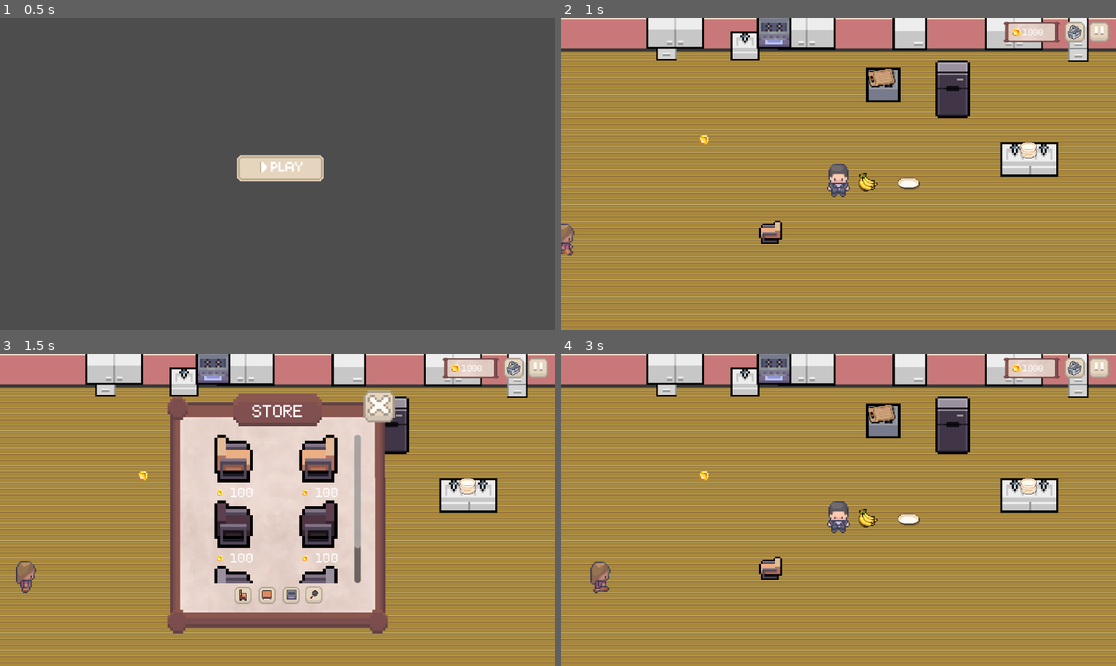
Above: before the commit, frames 1-4 (two rows, left to right).
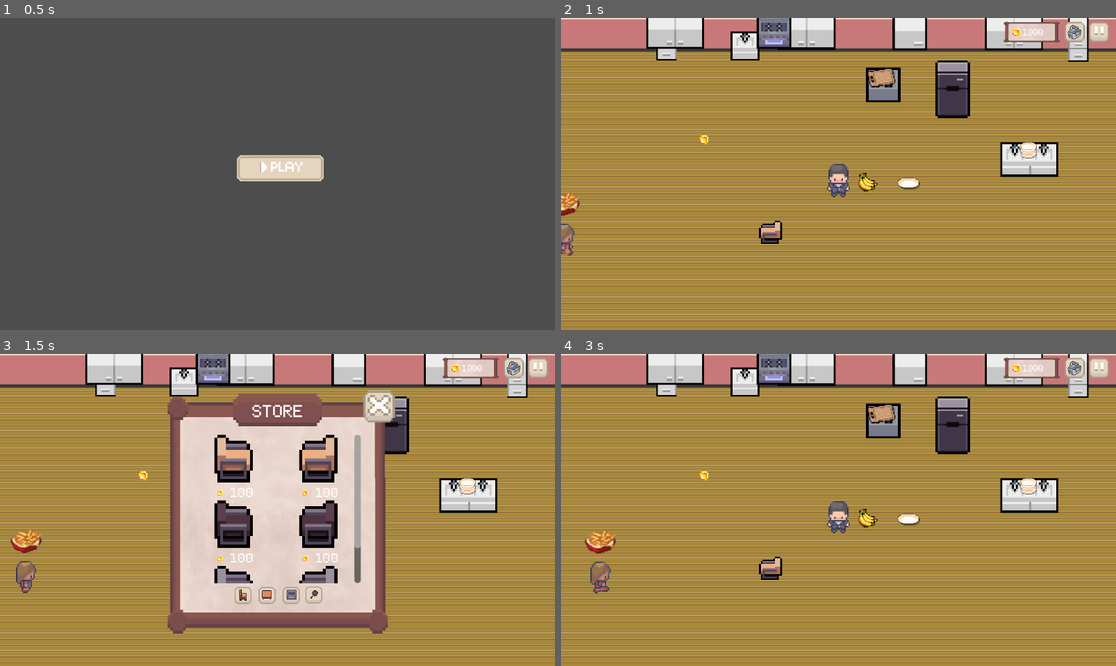
Above: after the commit, the same moments.

Repository: juliashenn/cs415_group58
Game: Godot game, scene res://selection.tscn
Same seed, same stepped clock (60 frames per second), same inputs: the game is played once before the commit and once after it. Sound files missing from this copy of the repository are replaced by a short silence.
Inputs (mouse positions are in pixels of both pictures, inside the frame that each line leads up to):
- Up to frame 1 (0.5 s): no input
- Up to frame 2 (1 s): click (838, 167) at 0.5 s
- Up to frame 3 (1.5 s): click (516, 366) at 1.25 s
- Up to frame 4 (3 s): click (1099, 366) at 2 s; click (938, 410) at 2.75 s

Frame 1 is identical in both runs. In frame 2, 0.2% of the frame differs, in the area x 0-4%, y 55-64%; in frame 3, 0.3%; in frame 4, 0.3%, in the area x 4-10%, y 56-65%.

Commit message:
added litaos part

Diff:
--- a/customer_adam.tscn
+++ b/customer_adam.tscn
@@ -410,3 +410,7 @@
 
 [node name="NavigationObstacle2D" type="NavigationObstacle2D" parent="."]
 radius = 8.0
+
+[node name="FoodOrderSprite" type="Sprite2D" parent="."]
+position = Vector2(0, -20)
+scale = Vector2(0.7, 0.7)
--- a/customer_alex.tscn
+++ b/customer_alex.tscn
@@ -408,3 +408,7 @@
 
 [node name="NavigationObstacle2D" type="NavigationObstacle2D" parent="."]
 radius = 8.0
+
+[node name="FoodOrderSprite" type="Sprite2D" parent="."]
+position = Vector2(0, -20)
+scale = Vector2(0.7, 0.7)
--- a/customer_amelia.tscn
+++ b/customer_amelia.tscn
@@ -431,3 +431,7 @@
 
 [node name="NavigationObstacle2D" type="NavigationObstacle2D" parent="."]
 radius = 8.0
+
+[node name="FoodOrderSprite" type="Sprite2D" parent="."]
+position = Vector2(0, -20)
+scale = Vector2(0.7, 0.7)
--- a/furniture/chairs/chair1l.gd
+++ b/furniture/chairs/chair1l.gd
@@ -18,18 +18,6 @@
 
 	super()
 	item_type = "chair1l"
-
-#func _on_interact():
-##	$CollisionShape2D.disabled = true
-	#player.position = $TextureRect.global_position
-	#player.position.x += 18
-	#player.position.y -= 8
-	#print("Player sitting at left chair: ", player.position)
-#
-	#player.update_sit_animation(false)
-	#
-#func _on_interact():
-	#seat_character(player, sit_right)
 
 func _on_check(): # cooking is they are holding food, it gets onto board, and itll return to their hands chopped
 #	print(player.holdingObject)
@@ -62,6 +50,8 @@
 		$Plate.visible = false
 		seated_customer = null
 		is_occupied = false
+		#if coin.is_coin_collected == true:
+		call_deferred("_check_waiting_line")
 	elif not servedFood and hasFood:
 		servedFood = true
 		player.holdingObject = false
@@ -73,7 +63,27 @@
 		$ProgressBar.visible = true
 		$Timer.start()
 
-#	seat_character(player, sit_right)
+		if seated_customer and seated_customer.has_node("FoodOrderSprite"):
+			seated_customer.get_node("FoodOrderSprite").visible = false
+
+
+func _check_waiting_line():
+	var waiting_customers = get_tree().get_nodes_in_group("waiting_customers")
+	waiting_customers.sort_custom(Callable(self, "_compare_queue_index"))
+	for customer in waiting_customers:
+		customer.check_if_seat_open()
+
+func _compare_queue_index(a, b):
+	return a.queue_index > b.queue_index
+
+#func shift_waiting_line():
+	#var customers = get_tree().get_nodes_in_group("waiting_customers")
+	#customers.sort_custom(Callable(self, "_compare_queue_index"))  # sort oldest → newest
+	#
+	#for i in range(customers.size()):
+		#customers[i].queue_index = i
+		#customers[i].move_to_line_position(i)
+		#
 
 
 # seating customers and players
--- a/furniture/chairs/chair1r.gd
+++ b/furniture/chairs/chair1r.gd
@@ -18,18 +18,6 @@
 
 	super()
 	item_type = "chair1r"
-
-#func _on_interact():
-##	$CollisionShape2D.disabled = true
-	#player.position = $TextureRect.global_position
-	#player.position.x += 18
-	#player.position.y -= 8
-	#print("Player sitting at left chair: ", player.position)
-#
-	#player.update_sit_animation(false)
-	#
-#func _on_interact():
-	#seat_character(player, sit_right)
 
 func _on_check(): # cooking is they are holding food, it gets onto board, and itll return to their hands chopped
 #	print(player.holdingObject)
@@ -62,6 +50,8 @@
 		$Plate.visible = false
 		seated_customer = null
 		is_occupied = false
+		#if coin.is_coin_collected == true:
+		call_deferred("_check_waiting_line")
 	elif not servedFood and hasFood:
 		servedFood = true
 		player.holdingObject = false
@@ -73,7 +63,27 @@
 		$ProgressBar.visible = true
 		$Timer.start()
 
-#	seat_character(player, sit_right)
+		if seated_customer and seated_customer.has_node("FoodOrderSprite"):
+			seated_customer.get_node("FoodOrderSprite").visible = false
+
+
+func _check_waiting_line():
+	var waiting_customers = get_tree().get_nodes_in_group("waiting_customers")
+	waiting_customers.sort_custom(Callable(self, "_compare_queue_index"))
+	for customer in waiting_customers:
+		customer.check_if_seat_open()
+
+func _compare_queue_index(a, b):
+	return a.queue_index > b.queue_index
+
+#func shift_waiting_line():
+	#var customers = get_tree().get_nodes_in_group("waiting_customers")
+	#customers.sort_custom(Callable(self, "_compare_queue_index"))  # sort oldest → newest
+	#
+	#for i in range(customers.size()):
+		#customers[i].queue_index = i
+		#customers[i].move_to_line_position(i)
+		#
 
 
 # seating customers and players
--- a/furniture/chairs/chair2l.gd
+++ b/furniture/chairs/chair2l.gd
@@ -18,18 +18,6 @@
 
 	super()
 	item_type = "chair2l"
-
-#func _on_interact():
-##	$CollisionShape2D.disabled = true
-	#player.position = $TextureRect.global_position
-	#player.position.x += 18
-	#player.position.y -= 8
-	#print("Player sitting at left chair: ", player.position)
-#
-	#player.update_sit_animation(false)
-	#
-#func _on_interact():
-	#seat_character(player, sit_right)
 
 func _on_check(): # cooking is they are holding food, it gets onto board, and itll return to their hands chopped
 #	print(player.holdingObject)
@@ -62,6 +50,8 @@
 		$Plate.visible = false
 		seated_customer = null
 		is_occupied = false
+		#if coin.is_coin_collected == true:
+		call_deferred("_check_waiting_line")
 	elif not servedFood and hasFood:
 		servedFood = true
 		player.holdingObject = false
@@ -73,7 +63,27 @@
 		$ProgressBar.visible = true
 		$Timer.start()
 
-#	seat_character(player, sit_right)
+		if seated_customer and seated_customer.has_node("FoodOrderSprite"):
+			seated_customer.get_node("FoodOrderSprite").visible = false
+
+
+func _check_waiting_line():
+	var waiting_customers = get_tree().get_nodes_in_group("waiting_customers")
+	waiting_customers.sort_custom(Callable(self, "_compare_queue_index"))
+	for customer in waiting_customers:
+		customer.check_if_seat_open()
+
+func _compare_queue_index(a, b):
+	return a.queue_index > b.queue_index
+
+#func shift_waiting_line():
+	#var customers = get_tree().get_nodes_in_group("waiting_customers")
+	#customers.sort_custom(Callable(self, "_compare_queue_index"))  # sort oldest → newest
+	#
+	#for i in range(customers.size()):
+		#customers[i].queue_index = i
+		#customers[i].move_to_line_position(i)
+		#
 
 
 # seating customers and players
--- a/furniture/chairs/chair2r.gd
+++ b/furniture/chairs/chair2r.gd
@@ -18,18 +18,6 @@
 
 	super()
 	item_type = "chair2r"
-
-#func _on_interact():
-##	$CollisionShape2D.disabled = true
-	#player.position = $TextureRect.global_position
-	#player.position.x += 18
-	#player.position.y -= 8
-	#print("Player sitting at left chair: ", player.position)
-#
-	#player.update_sit_animation(false)
-	#
-#func _on_interact():
-	#seat_character(player, sit_right)
 
 func _on_check(): # cooking is they are holding food, it gets onto board, and itll return to their hands chopped
 #	print(player.holdingObject)
@@ -62,6 +50,8 @@
 		$Plate.visible = false
 		seated_customer = null
 		is_occupied = false
+		#if coin.is_coin_collected == true:
+		call_deferred("_check_waiting_line")
 	elif not servedFood and hasFood:
 		servedFood = true
 		player.holdingObject = false
@@ -73,7 +63,27 @@
 		$ProgressBar.visible = true
 		$Timer.start()
 
-#	seat_character(player, sit_right)
+		if seated_customer and seated_customer.has_node("FoodOrderSprite"):
+			seated_customer.get_node("FoodOrderSprite").visible = false
+
+
+func _check_waiting_line():
+	var waiting_customers = get_tree().get_nodes_in_group("waiting_customers")
+	waiting_customers.sort_custom(Callable(self, "_compare_queue_index"))
+	for customer in waiting_customers:
+		customer.check_if_seat_open()
+
+func _compare_queue_index(a, b):
+	return a.queue_index > b.queue_index
+
+#func shift_waiting_line():
+	#var customers = get_tree().get_nodes_in_group("waiting_customers")
+	#customers.sort_custom(Callable(self, "_compare_queue_index"))  # sort oldest → newest
+	#
+	#for i in range(customers.size()):
+		#customers[i].queue_index = i
+		#customers[i].move_to_line_position(i)
+		#
 
 
 # seating customers and players
--- a/furniture/chairs/chair3l.gd
+++ b/furniture/chairs/chair3l.gd
@@ -18,18 +18,6 @@
 
 	super()
 	item_type = "chair3l"
-
-#func _on_interact():
-##	$CollisionShape2D.disabled = true
-	#player.position = $TextureRect.global_position
-	#player.position.x += 18
-	#player.position.y -= 8
-	#print("Player sitting at left chair: ", player.position)
-#
-	#player.update_sit_animation(false)
-	#
-#func _on_interact():
-	#seat_character(player, sit_right)
 
 func _on_check(): # cooking is they are holding food, it gets onto board, and itll return to their hands chopped
 #	print(player.holdingObject)
@@ -62,6 +50,8 @@
 		$Plate.visible = false
 		seated_customer = null
 		is_occupied = false
+		#if coin.is_coin_collected == true:
+		call_deferred("_check_waiting_line")
 	elif not servedFood and hasFood:
 		servedFood = true
 		player.holdingObject = false
@@ -73,7 +63,27 @@
 		$ProgressBar.visible = true
 		$Timer.start()
 
-#	seat_character(player, sit_right)
+		if seated_customer and seated_customer.has_node("FoodOrderSprite"):
+			seated_customer.get_node("FoodOrderSprite").visible = false
+
+
+func _check_waiting_line():
+	var waiting_customers = get_tree().get_nodes_in_group("waiting_customers")
+	waiting_customers.sort_custom(Callable(self, "_compare_queue_index"))
+	for customer in waiting_customers:
+		customer.check_if_seat_open()
+
+func _compare_queue_index(a, b):
+	return a.queue_index > b.queue_index
+
+#func shift_waiting_line():
+	#var customers = get_tree().get_nodes_in_group("waiting_customers")
+	#customers.sort_custom(Callable(self, "_compare_queue_index"))  # sort oldest → newest
+	#
+	#for i in range(customers.size()):
+		#customers[i].queue_index = i
+		#customers[i].move_to_line_position(i)
+		#
 
 
 # seating customers and players
--- a/furniture/chairs/chair3r.gd
+++ b/furniture/chairs/chair3r.gd
@@ -18,18 +18,6 @@
 
 	super()
 	item_type = "chair3r"
-
-#func _on_interact():
-##	$CollisionShape2D.disabled = true
-	#player.position = $TextureRect.global_position
-	#player.position.x += 18
-	#player.position.y -= 8
-	#print("Player sitting at left chair: ", player.position)
-#
-	#player.update_sit_animation(false)
-	#
-#func _on_interact():
-	#seat_character(player, sit_right)
 
 func _on_check(): # cooking is they are holding food, it gets onto board, and itll return to their hands chopped
 #	print(player.holdingObject)
@@ -62,6 +50,8 @@
 		$Plate.visible = false
 		seated_customer = null
 		is_occupied = false
+		#if coin.is_coin_collected == true:
+		call_deferred("_check_waiting_line")
 	elif not servedFood and hasFood:
 		servedFood = true
 		player.holdingObject = false
@@ -73,7 +63,27 @@
 		$ProgressBar.visible = true
 		$Timer.start()
 
-#	seat_character(player, sit_right)
+		if seated_customer and seated_customer.has_node("FoodOrderSprite"):
+			seated_customer.get_node("FoodOrderSprite").visible = false
+
+
+func _check_waiting_line():
+	var waiting_customers = get_tree().get_nodes_in_group("waiting_customers")
+	waiting_customers.sort_custom(Callable(self, "_compare_queue_index"))
+	for customer in waiting_customers:
+		customer.check_if_seat_open()
+
+func _compare_queue_index(a, b):
+	return a.queue_index > b.queue_index
+
+#func shift_waiting_line():
+	#var customers = get_tree().get_nodes_in_group("waiting_customers")
+	#customers.sort_custom(Callable(self, "_compare_queue_index"))  # sort oldest → newest
+	#
+	#for i in range(customers.size()):
+		#customers[i].queue_index = i
+		#customers[i].move_to_line_position(i)
+		#
 
 
 # seating customers and players
--- a/scripts/coin.gd
+++ b/scripts/coin.gd
@@ -6,6 +6,7 @@
 
 # Amount of coins this gives when picked up
 @export var coin_value: int = 20
+#var is_coin_collected: bool = false
 
 func _ready():
 	# Hook up the interact function to your InteractionArea
@@ -16,4 +17,5 @@
 	$AudioStreamPlayer.play()
 	var ui = get_tree().get_root().get_node("Restaurant/CanvasLayer/UI")  # Adjust path if needed
 	ui.addCoins(coin_value)
+	#is_coin_collected = true
 	queue_free()  # Remove coin from scene after pickup
--- a/scripts/customer.gd
+++ b/scripts/customer.gd
@@ -1,17 +1,28 @@
 extends CharacterBody2D
 
-# References to scene nodes
 @onready var agent = $NavigationAgent2D
 @onready var sprite = $Sprite
 
-# Exported so you can set these in the editor
 @export var seat_container_path: NodePath
 @export var waiting_line_positions: Array[Vector2] = [] # List of positions where customers wait if no chairs are open
-
 @export var first_line_position: Vector2 = Vector2(100, 100)
 @export var exit_position: Vector2 = Vector2(98,43)
 @export var spacing: float = 32.0
 @export var max_waiting_customers: int = 5
+
+# Food ordering
+@onready var food_order_sprite = $FoodOrderSprite
+var order_name := ""
+var menu = [
+	"res://assets/ingredients/applepie.png", "res://assets/ingredients/burger.png",
+	"res://assets/ingredients/cake.png", "res://assets/ingredients/chocolate_bread.png",
+	"res://assets/ingredients/cookie.png", "res://assets/ingredients/donut.png",
+	"res://assets/ingredients/egg_salad.png", "res://assets/ingredients/fish_cooked.png",
+	"res://assets/ingredients/fries.png", "res://assets/ingredients/friedegg.png",
+	"res://assets/ingredients/garlicbread.png", "res://assets/ingredients/popcorn.png",
+	"res://assets/ingredients/sandwich.png", "res://assets/ingredients/steak.png",
+	"res://assets/ingredients/strawberrycake.png", "res://assets/ingredients/sushi.png"
+]
 
 # State variables
 var target_position: Vector2  # Where the customer is going
@@ -22,6 +33,11 @@
 const SPEED = 100.0
 
 func _ready():
+	# Food ordering
+	order_name = menu[randi() % menu.size()]
+	food_order_sprite.texture = load(order_name)
+	food_order_sprite.visible = true
+
 	# Generate the waiting line positions (e.g., stacked vertically)
 	for i in range(max_waiting_customers):
 		waiting_line_positions.append(first_line_position + Vector2(0, i * spacing))
@@ -55,14 +71,14 @@
 #	print("Checking available seats in: ", seat_container_path)
 
 
-	for table in container.get_children():
-		for chair in table.get_children():
-			if chair.has_method("get") and chair.get("is_occupied") == false:
-#				print("Table: ", table.name, " | Chair: ", chair.name, " | Occupied: ", chair.is_occupied)
-				var dist = global_position.distance_to(chair.global_position)
-				if dist < min_dist:
-					min_dist = dist
-					closest_seat = chair
+	#for table in container.get_children():
+		#for chair in table.get_children():
+			#if chair.has_method("get") and chair.get("is_occupied") == false:
+##				print("Table: ", table.name, " | Chair: ", chair.name, " | Occupied: ", chair.is_occupied)
+				#var dist = global_position.distance_to(chair.global_position)
+				#if dist < min_dist:
+					#min_dist = dist
+					#closest_seat = chair
 
 	for chair in container.get_children():
 		if chair.has_method("get") and chair.get("is_occupied") == false:
@@ -100,13 +116,15 @@
 
 	var container = get_node(seat_container_path)
 	for chair in container.get_children():
-		if chair.get("is_occupied") == false:
-			leave_waiting_line()
-			assigned_seat = chair
-			target_position = chair.global_position
-			agent.target_position = target_position
-			in_queue = false
-			return
+		if chair.has_method("get") and chair.get("is_occupied") == false:
+				leave_waiting_line()
+				assigned_seat = chair
+				chair.is_occupied = true
+				target_position = chair.global_position
+				agent.target_position = target_position
+				in_queue = false
+				#call_deferred("shift_waiting_line")
+				return
 
 # Remove this customer from the line
 func leave_waiting_line():
Not shown: 1 places in Player.tscn that only renumber resources
Not shown: 1 places in chair_right.tscn that only renumber resources
Not shown: 1 places in customer_adam.tscn that only renumber resources
Not shown: 1 places in customer_alex.tscn that only renumber resources
Not shown: 1 places in customer_amelia.tscn that only renumber resources
Not shown: 1 places in furniture/chairs/chair1l.tscn that only renumber resources
Not shown: 1 places in furniture/chairs/chair2l.tscn that only renumber resources
Not shown: 1 places in plate.tscn that only renumber resources
Not shown: 2 places in restaurant.tscn that only renumber resources
Not shown: 1 places in scripts/chair_left.tscn that only renumber resources
Not shown: 1 places in table_chairs.tscn that only renumber resources
Not shown: 1 places in ui.tscn that only renumber resources
